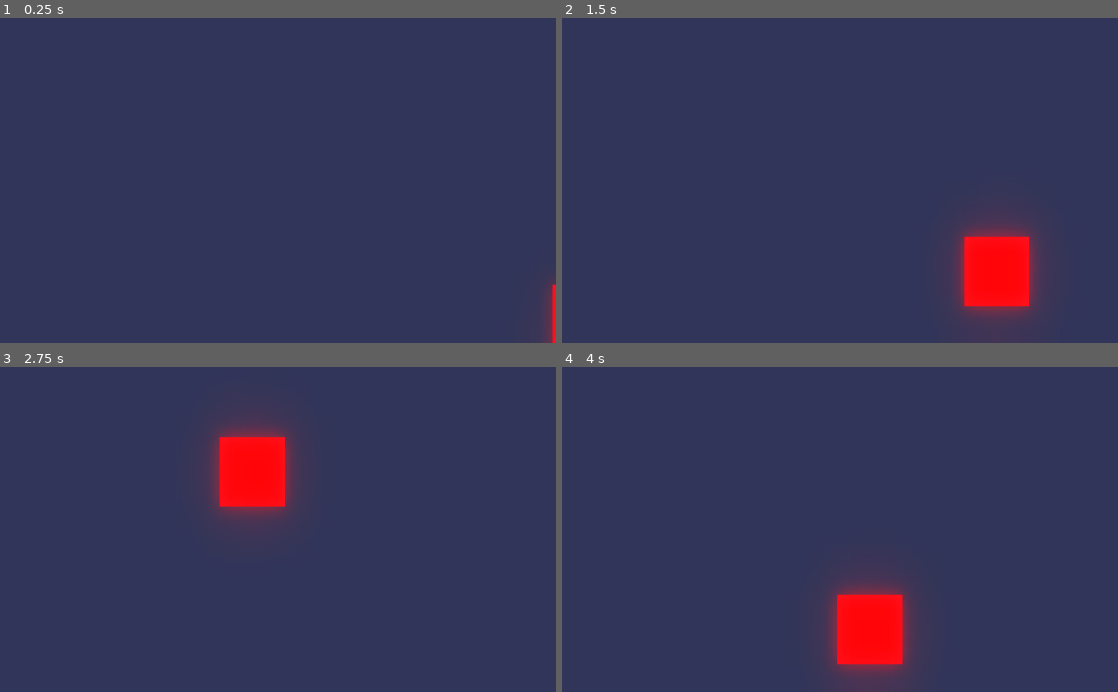
Above: before the commit, frames 1-4 (two rows, left to right).
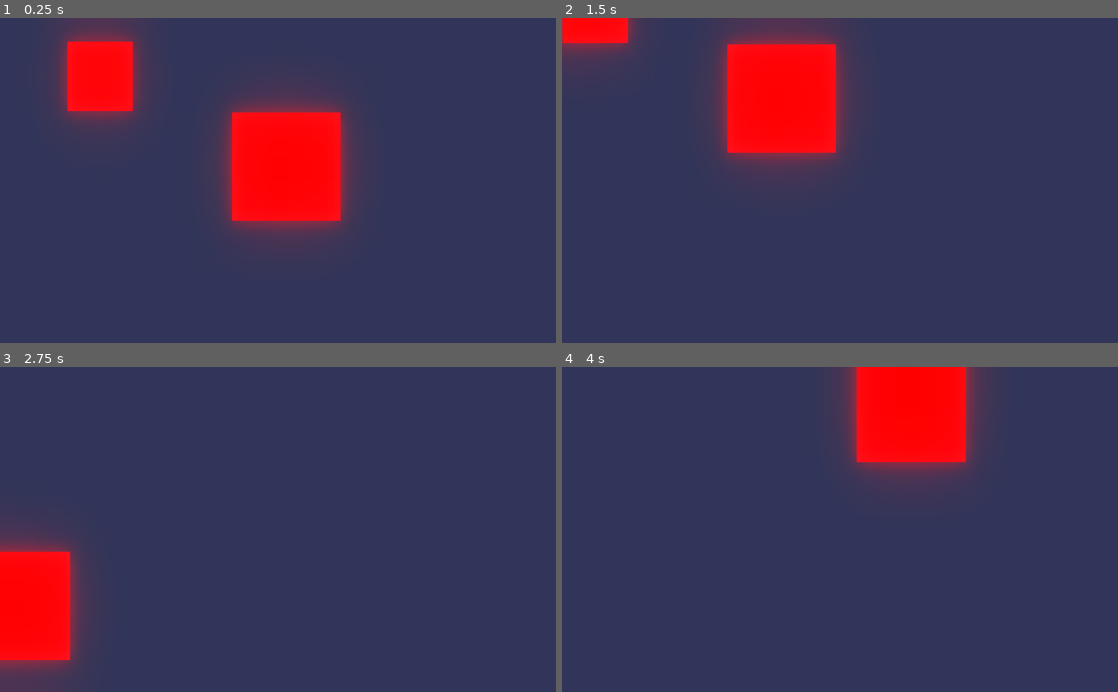
Above: after the commit, the same moments.

Repository: JonasBernard/deeper-but-lighter
Game: Godot game, scene res://hackingscene.tscn
The game is run twice, just before and just after one commit, with the same random seed, the same clock (stepped at 60 frames per second) and the same inputs. The project has no main scene, so this scene is started directly.
Inputs (mouse positions are in pixels of both pictures, inside the frame that each line leads up to):
- Up to frame 1 (0.25 s): no input
- Up to frame 2 (1.5 s): move the mouse to (962, 164) at 0.52 s; click (962, 164) at 0.67 s; move the mouse to (728, 196) at 1.27 s; click (728, 196) at 1.42 s
- Up to frame 3 (2.75 s): move the mouse to (333, 458) at 2.02 s; click (333, 458) at 2.17 s
- Up to frame 4 (4 s): move the mouse to (812, 594) at 2.77 s; click (812, 594) at 2.92 s; move the mouse to (1006, 578) at 3.52 s; click (1006, 578) at 3.67 s

The runs differ from the first frame. In frame 1, 15% of the frame differs, in the area x 10-100%, y 0-100%; in frame 2, 16%, in the area x 0-87%, y 0-94%; in frame 3, 11%; in frame 4, 13%.

Commit message:
button

Diff:
--- /dev/null
+++ b/components/HackButton.gd
@@ -0,0 +1,26 @@
+extends Area2D
+
+signal on_click()
+
+var is_hovered = false
+
+onready var sprite : Sprite = $Sprite
+export(String, FILE, '*.png') var hovered_texture = "res://textures/blauuu.png"
+onready var _hovered_texture : Texture = load(hovered_texture)
+onready var _default_texture : Texture = sprite.texture
+
+func _on_HackButton_mouse_entered():
+	is_hovered = true
+	sprite.texture = _hovered_texture
+
+func _on_HackButton_mouse_exited():
+	is_hovered = false
+	sprite.texture = _default_texture
+
+
+func _on_HackButton_input_event(viewport, event, shape_idx):
+	if not (event is InputEventMouseButton):
+		return
+	if not event.pressed:
+		return
+	emit_signal("on_click")
--- /dev/null
+++ b/components/HackButton.tscn
@@ -0,0 +1,23 @@
+[gd_scene load_steps=4 format=2]
+
+[ext_resource path="res://textures/rooot.png" type="Texture" id=1]
+[ext_resource path="res://components/HackButton.gd" type="Script" id=2]
+
+[sub_resource type="RectangleShape2D" id=1]
+extents = Vector2( 100, 100 )
+
+[node name="HackButton" type="Area2D"]
+monitoring = false
+monitorable = false
+script = ExtResource( 2 )
+
+[node name="Sprite" type="Sprite" parent="."]
+scale = Vector2( 0.5, 0.5 )
+texture = ExtResource( 1 )
+
+[node name="CollisionShape2D" type="CollisionShape2D" parent="."]
+shape = SubResource( 1 )
+
+[connection signal="input_event" from="." to="." method="_on_HackButton_input_event"]
+[connection signal="mouse_entered" from="." to="." method="_on_HackButton_mouse_entered"]
+[connection signal="mouse_exited" from="." to="." method="_on_HackButton_mouse_exited"]
--- /dev/null
+++ b/hackingscene.gd
@@ -0,0 +1,9 @@
+extends Node2D
+
+
+var button_presses = 0
+
+
+func _on_HackButton_on_click():
+	button_presses += 1
+	print(button_presses)
--- a/hackingscene.tscn
+++ b/hackingscene.tscn
@@ -1,16 +1,19 @@
-[gd_scene load_steps=6 format=2]
+[gd_scene load_steps=8 format=2]
 
 [ext_resource path="res://textures/background.png" type="Texture" id=1]
 [ext_resource path="res://textures/rooot.png" type="Texture" id=2]
 [ext_resource path="res://Camera2D.gd" type="Script" id=3]
 [ext_resource path="res://default_env.tres" type="Environment" id=4]
+[ext_resource path="res://components/HackButton.tscn" type="PackedScene" id=5]
+[ext_resource path="res://hackingscene.gd" type="Script" id=6]
 
 [sub_resource type="Curve2D" id=1]
 _data = {
-"points": PoolVector2Array( 0, 0, 0, 0, 377.292, 120.601, 0, 0, 0, 0, 395.251, 374.278, 0, 0, 0, 0, 541.172, 385.502, 0, 0, 0, 0, 837.501, 345.094, 0, 0, 0, 0, 922.809, 55.4985, 0, 0, 0, 0, 538.927, -58.9926, 0, 0, 0, 0, 538.927, 163.255, 0, 0, 0, 0, 1266.28, 161.01, 0, 0, 0, 0, 1057.5, -296.955, 0, 0, 0, 0, 693.826, 64.4782, 0, 0, 0, 0, 833.012, -213.892 )
+"points": PoolVector2Array( 0, 0, 0, 0, -74.612, 128.932, 0, 0, 0, 0, 390.299, 185.629, 0, 0, 0, 0, 520.071, -115.492, 0, 0, 0, 0, 182.412, -341.018, 0, 0, 0, 0, -153.987, 20.5792, 0, 0, 0, 0, -131.308, 224.686 )
 }
 
 [node name="Node2D" type="Node2D"]
+script = ExtResource( 6 )
 
 [node name="Camera2D" type="Camera2D" parent="."]
 current = true
@@ -27,10 +30,14 @@
 curve = SubResource( 1 )
 
 [node name="rooot" type="Sprite" parent="."]
-modulate = Color( 10.99, 1, 1, 1 )
-position = Vector2( 593.927, 265.399 )
+modulate = Color( 10.99, 26.74, 73.99, 1 )
+position = Vector2( -342.639, -166.374 )
 scale = Vector2( 0.298461, 0.320911 )
 texture = ExtResource( 2 )
 
 [node name="WorldEnvironment" type="WorldEnvironment" parent="."]
 environment = ExtResource( 4 )
+
+[node name="HackButton" parent="." instance=ExtResource( 5 )]
+
+[connection signal="on_click" from="HackButton" to="." method="_on_HackButton_on_click"]
Binary file added: textures/blauuu.png
Not shown, added: textures/blauuu.png.import
